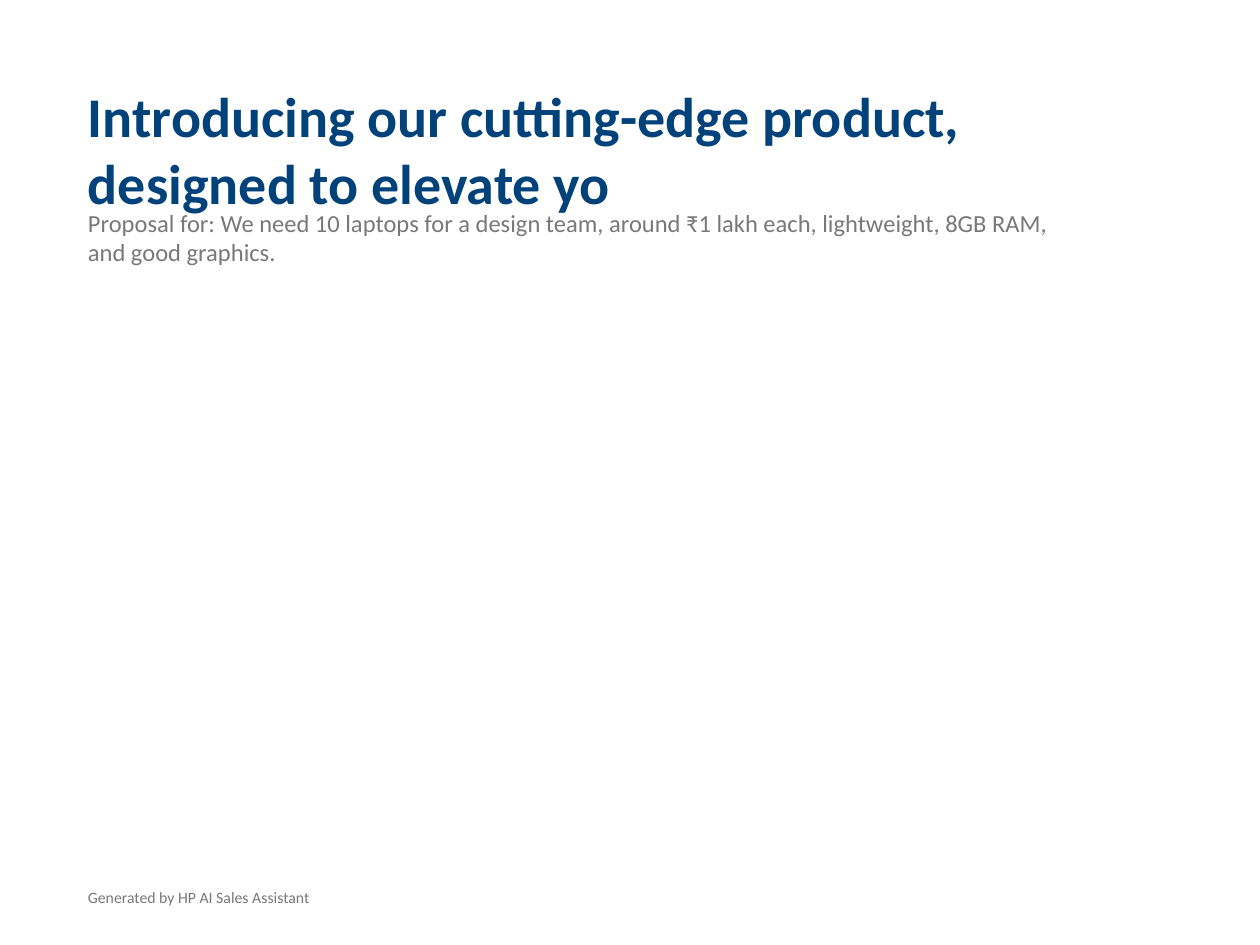
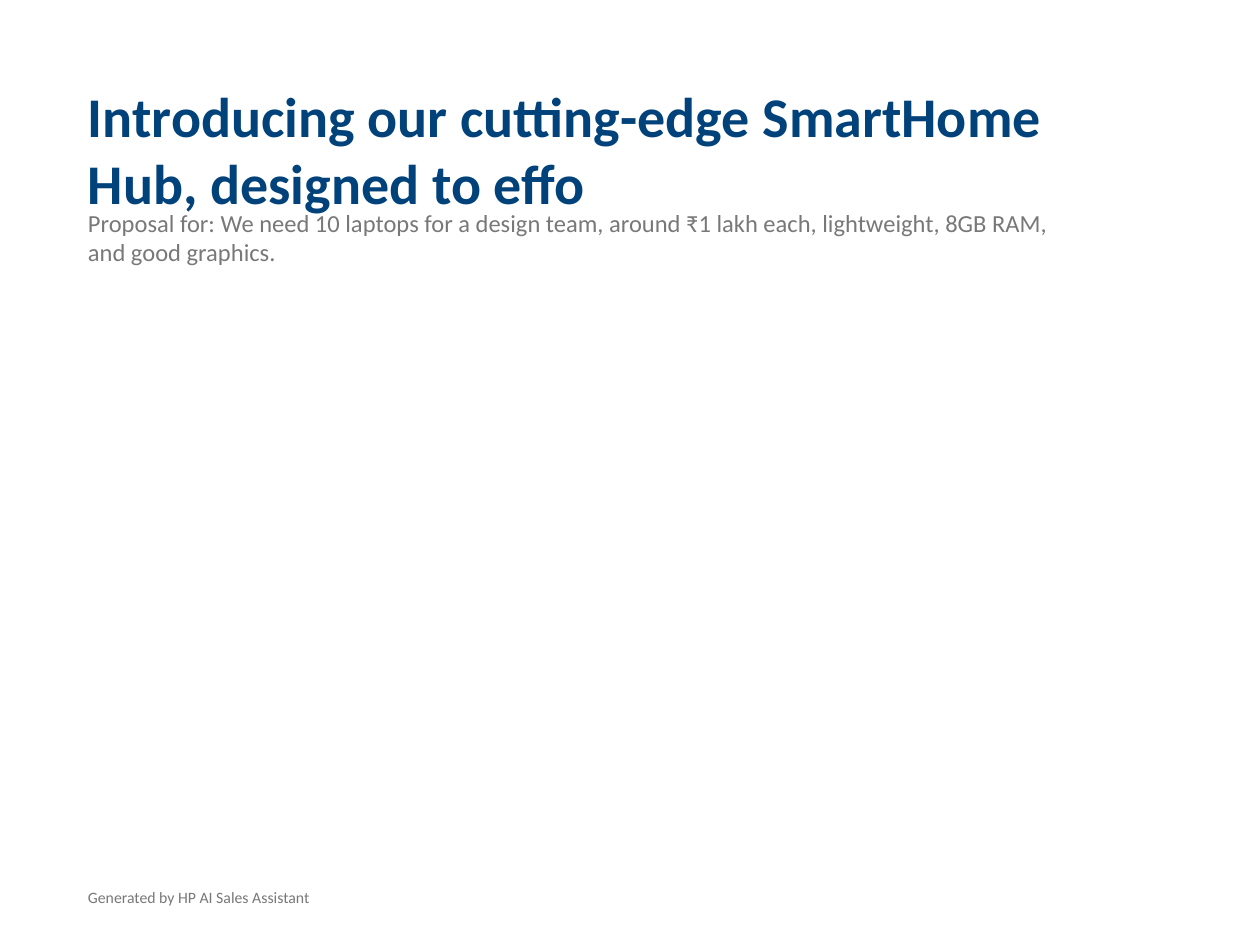
Before and after one commit to Abhinav-u2/hp-ai-deck-generator, a slide deck: slide 1 of HP_Proposal_Professional.pptx. Drawn at 1260x945 pixels with LibreOffice and Linux fonts; fonts in the diff are those of the drawing. Boxes give left, top, right and bottom in pixels: in the first picture for what was removed or moved away, otherwise in the second. Text is boxed around its words. In the diff, an @@ line names an element or a change of style, - is before the commit and + after.

```diff
--- a/HP_Proposal_Professional.pptx
+++ b/HP_Proposal_Professional.pptx
@@ text at (x1=88, y1=97, x2=1041, y2=218): text changed @@
-Introducing our cutting-edge product, designed to elevate yo
+Introducing our cutting-edge SmartHome Hub, designed to effo
```
Also in this commit, not shown: 7 other slides changed, 5 other files.
